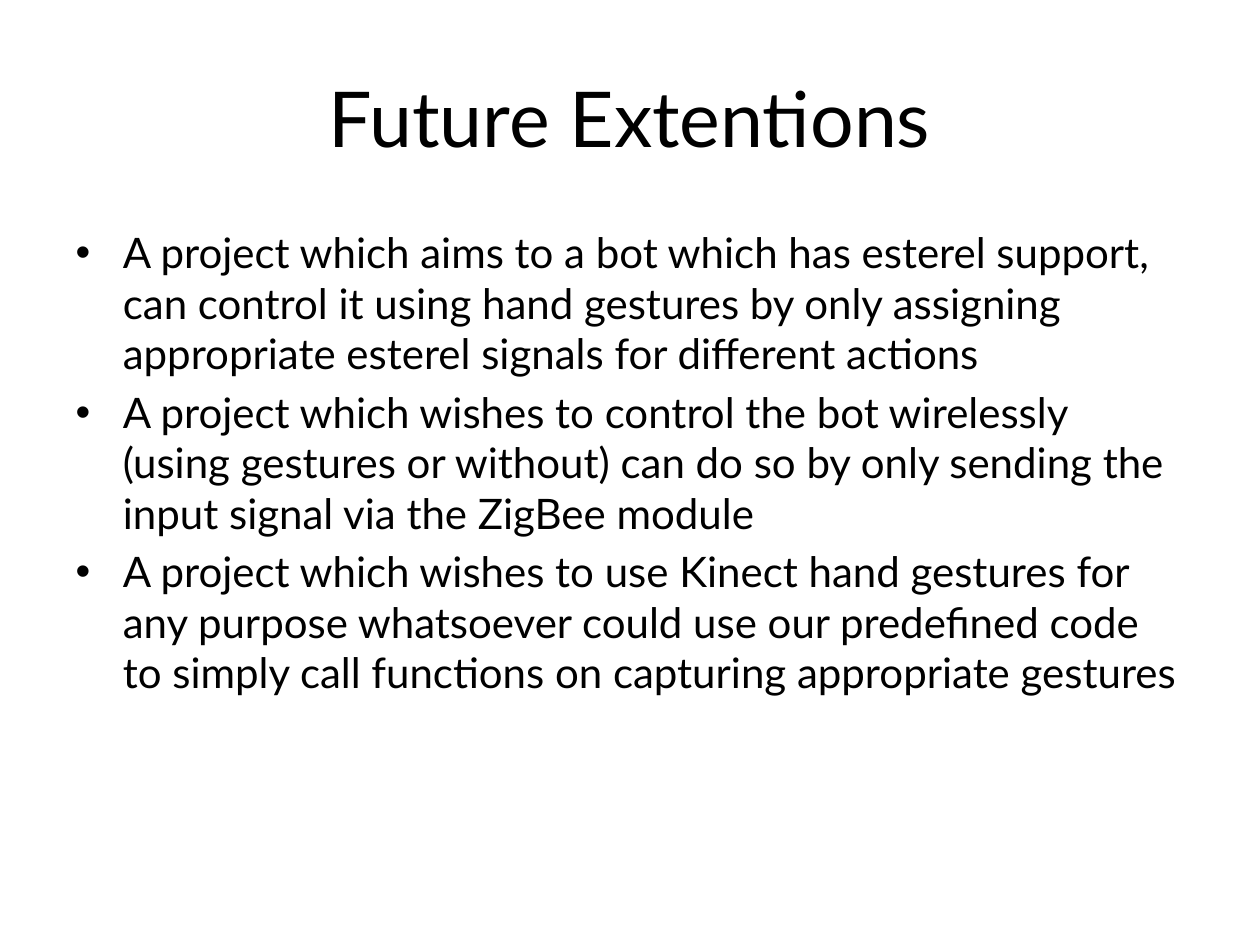
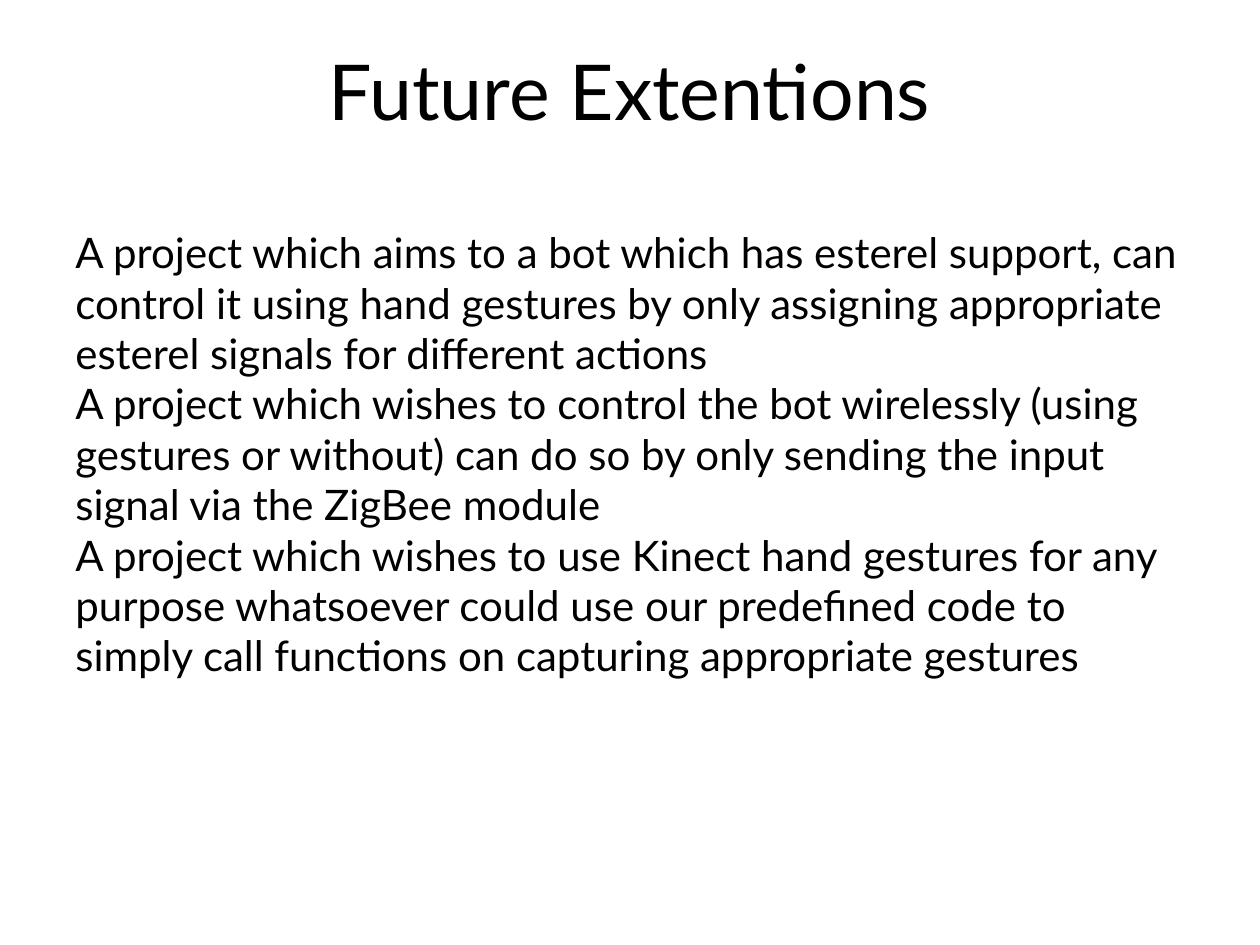
Before and after one commit to E-yantra/Kinecsterel_group1_cs308_2012, a slide deck: slide 16 of Kinecsterel.pptx. Drawn at 1260x945 pixels with LibreOffice and Linux fonts; fonts in the diff are those of the drawing. Boxes give left, top, right and bottom in pixels: in the first picture for what was removed or moved away, otherwise in the second. Text is boxed around its words. In the diff, an @@ line names an element or a change of style, - is before the commit and + after.

```diff
--- a/Kinecsterel.pptx
+++ b/Kinecsterel.pptx
@@ text "Future Extentions" at (x1=329, y1=63, x2=931, y2=121): vertical alignment middle to top @@
@@ text "A project which aims to ..." at (x1=75, y1=237, x2=1176, y2=679): bullet • to none; less space between paragraphs @@
```
Also in this commit, not shown: 19 other slides changed, 1 other file.
